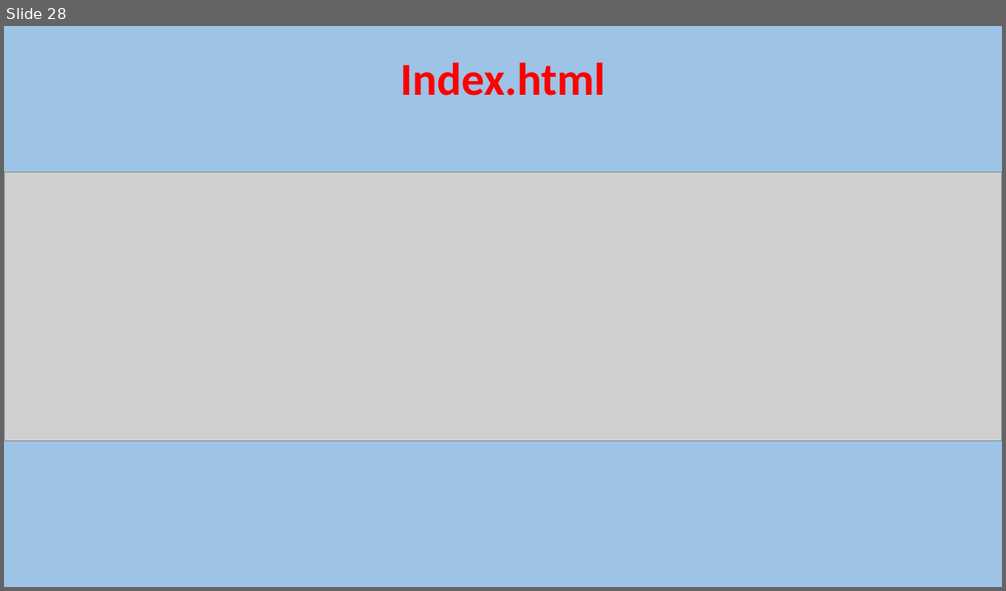
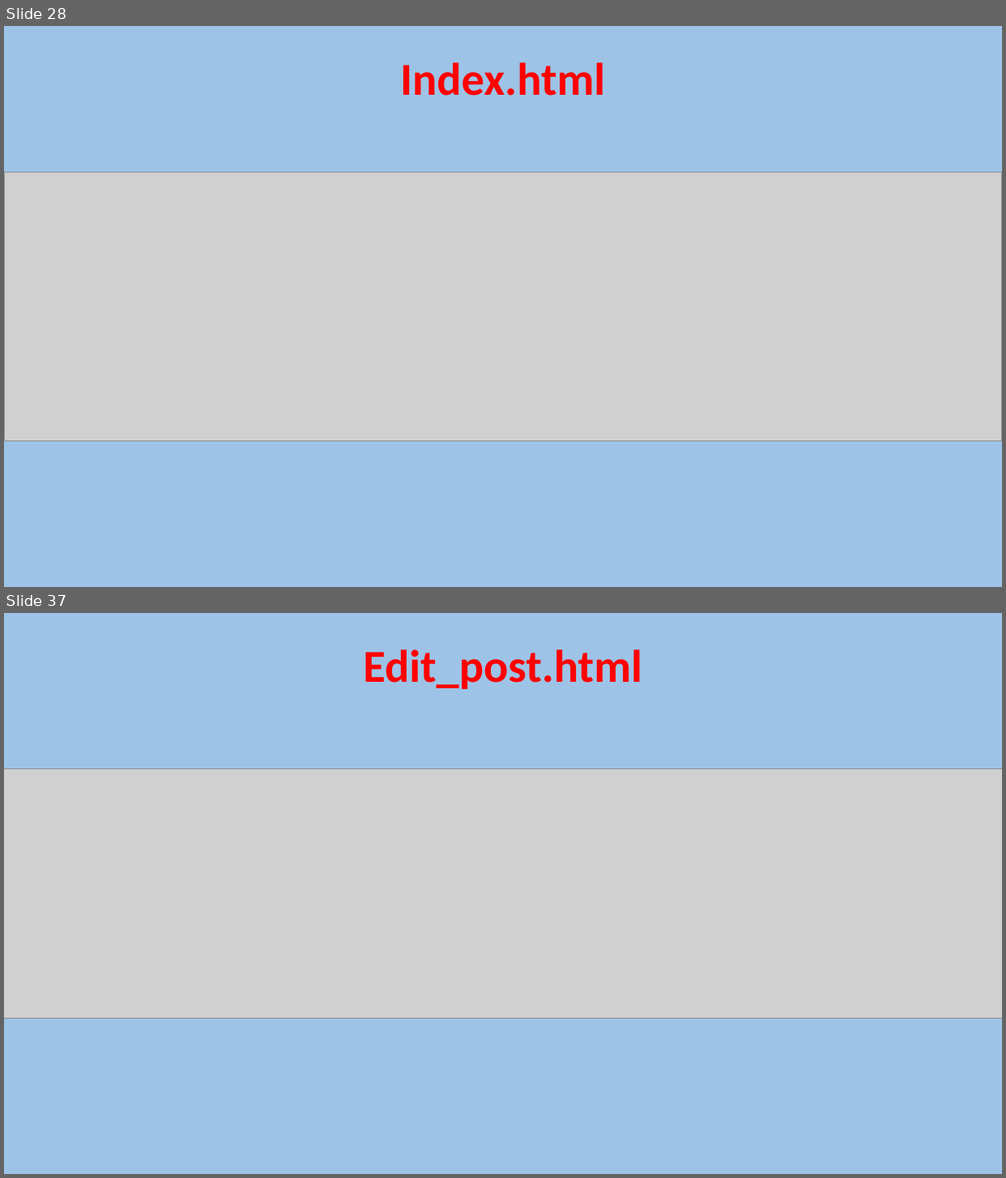
Before and after one commit to GloireDianzenza/ProjetFinal, a slide deck: documentation/Dossier Projet/Projet Slides.pptx. Shown one above the other, each under a label of ours: slide 28 before the commit, slides 28 and 37 after it; the slides between them are not shown. The pictures are 1006x591 and 1006x1178 pixels, drawn with LibreOffice and Linux fonts; fonts in the diff are those of the drawing; grey boxes stand for pictures. Boxes give left, top, right and bottom in pixels: in the first picture for what was removed or moved away, otherwise in the second. Text is boxed around its words. In the diff, an @@ line names an element or a change of style, - is before the commit and + after.

```diff
--- a/documentation/Dossier Projet/Projet Slides.pptx
+++ b/documentation/Dossier Projet/Projet Slides.pptx
@@ slide 37 added at (4, 613, 1002, 1174), background #9DC3E6 @@
@@ title added at (363, 649, 642, 689), 44 pt, text #FF0000, bold @@
+Edit_post.html
@@ picture added at (4, 769, 1002, 1019) @@
```
Also in this commit, not shown: 15 other slides added, 2 other files.
